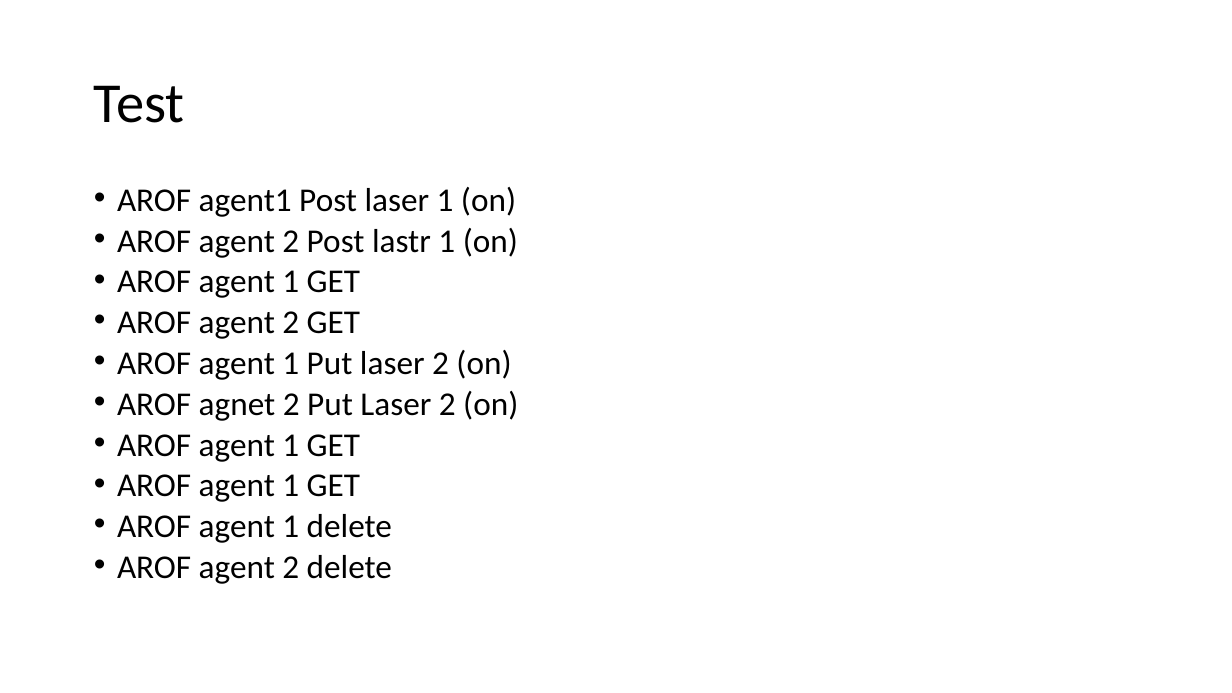
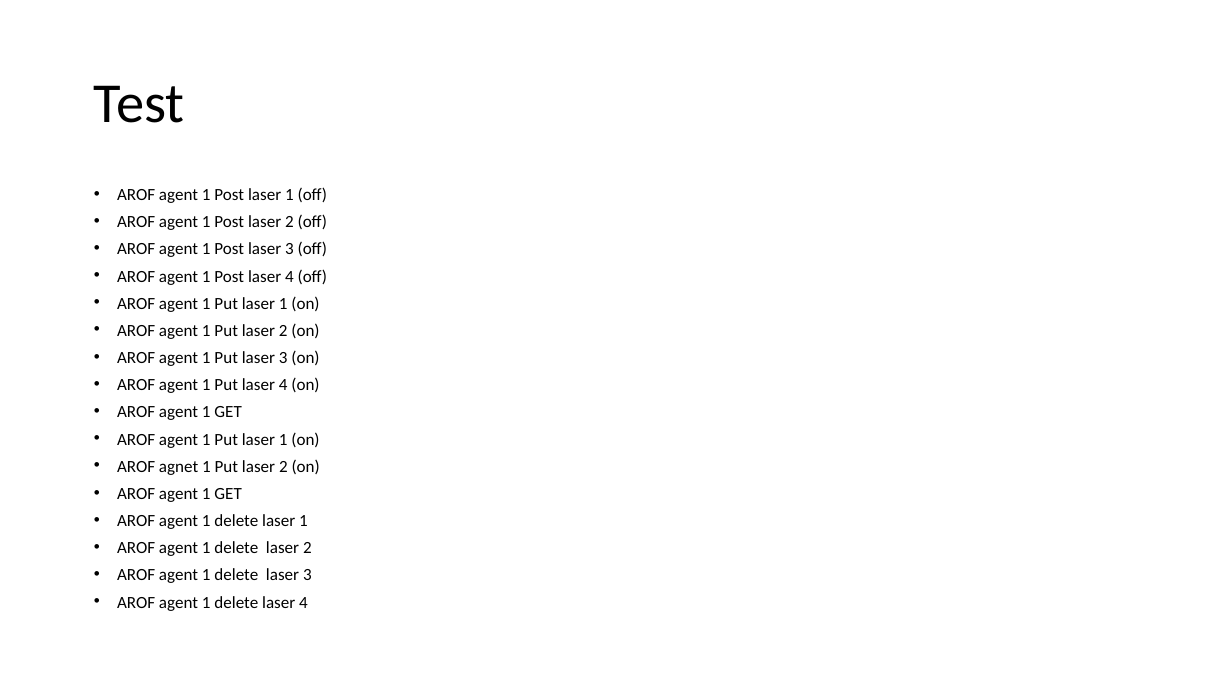
Before and after one commit to CTTC-PONS/bluespace, a slide deck: slide 4 of sdn_agents_bluespace.pptx. Drawn at 1232x693 pixels with LibreOffice and Linux fonts; fonts in the diff are those of the drawing. Boxes give left, top, right and bottom in pixels: in the first picture for what was removed or moved away, otherwise in the second. Text is boxed around its words. In the diff, an @@ line names an element or a change of style, - is before the commit and + after.

Commit message:
update slides

```diff
--- a/sdn_agents_bluespace.pptx
+++ b/sdn_agents_bluespace.pptx
@@ text at (117, 187, 328, 393): text changed; size 25.9 to 13.3 pt @@
-• AROF agent1 Post laser 1 (on)
-• AROF agent 2 Post lastr 1 (on)
+• AROF agent 1 Post laser 1 (off)
+• AROF agent 1 Post laser 2 (off)
+• AROF agent 1 Post laser 3 (off)
+• AROF agent 1 Post laser 4 (off)
+• AROF agent 1 Put laser 1 (on)
+• AROF agent 1 Put laser 2 (on)
+• AROF agent 1 Put laser 3 (on)
+• AROF agent 1 Put laser 4 (on)
@@ text at (117, 406, 241, 502): size 25.9 to 13.3 pt in "AROF agent 1 GET", "AROF agent 1 GET" @@
@@ text at (117, 432, 320, 475): text changed; size 25.9 to 13.3 pt @@
-• AROF agent 2 GET
-• AROF agent 1 Put laser 2 (on)
-• AROF agnet 2 Put Laser 2 (on)
+• AROF agent 1 Put laser 1 (on)
+• AROF agnet 1 Put laser 2 (on)
@@ text at (117, 514, 312, 611): text changed; size 25.9 to 13.3 pt @@
-• AROF agent 1 GET
-• AROF agent 1 delete
-• AROF agent 2 delete
+• AROF agent 1 delete laser 1
+• AROF agent 1 delete laser 2
+• AROF agent 1 delete laser 3
+• AROF agent 1 delete laser 4
```
Also in this commit, not shown: 4 other slides changed, 1 slide added.
